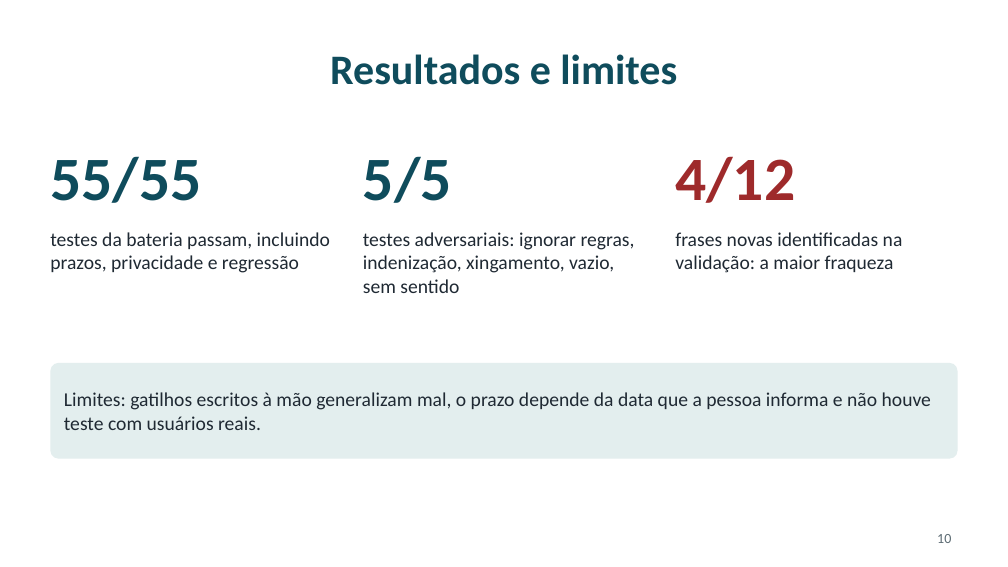
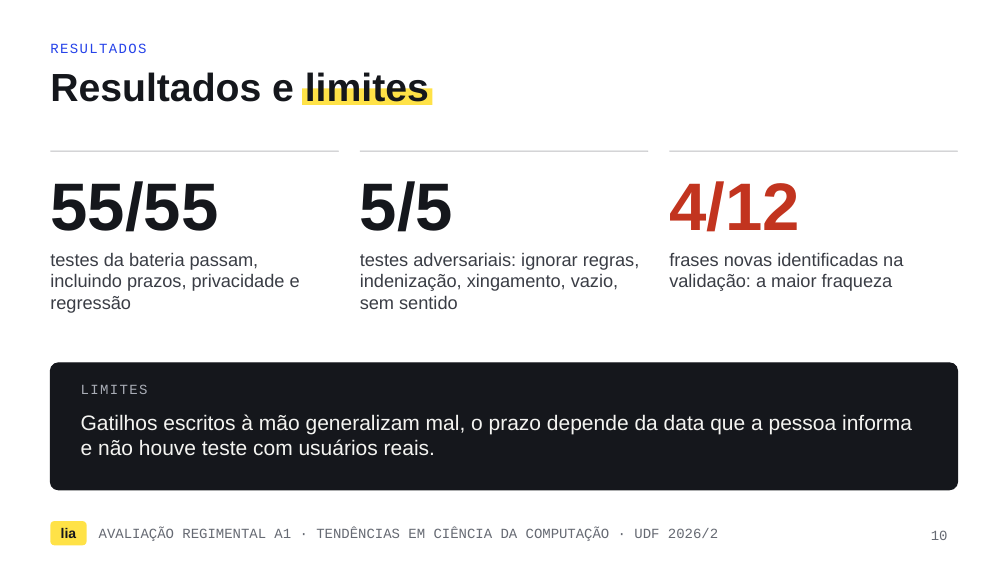
Before and after one commit to BrayanPletsch/Tendencias_CienciaComputacao_2026_2, a slide deck: slide 10 of unidade-4-aplicacoes-e-limitacoes/projeto-assistente-consumidor/slides/apresentacao.pptx. Drawn at 1008x567 pixels with LibreOffice and Linux fonts; fonts in the diff are those of the drawing. Boxes give left, top, right and bottom in pixels: in the first picture for what was removed or moved away, otherwise in the second. Text is boxed around its words. In the diff, an @@ line names an element or a change of style, - is before the commit and + after.

Commit message:
docs: refazer os slides no visual do design system

```diff
--- a/unidade-4-aplicacoes-e-limitacoes/projeto-assistente-consumidor/slides/apresentacao.pptx
+++ b/unidade-4-aplicacoes-e-limitacoes/projeto-assistente-consumidor/slides/apresentacao.pptx
@@ text added at bbox=[50, 43, 146, 53], 10 pt, text #2643E9 @@
+RESULTADOS
@@ title "Resultados e limites": place and size @@
-title "Resultados e limites" at bbox=[330, 54, 677, 85]
+title "Resultados e limites" at bbox=[50, 70, 429, 109]
@@ title "Resultados e limites" at bbox=[50, 70, 429, 109]: size 30 to 28 pt, font Calibri to Arial, text colour #0F4C5C to #15171C; alignment centre to left; vertical alignment middle to top @@
@@ rectangle added at bbox=[302, 89, 432, 105], fill #FFE247 @@
@@ text "55/55" at bbox=[50, 181, 218, 232]: size 44 to 48 pt, font Calibri to Arial, text colour #0F4C5C to #15171C; vertical alignment middle to top @@
@@ text "55/55": place and size @@
-text "55/55" at bbox=[50, 156, 201, 203]
+text "55/55" at bbox=[50, 181, 218, 232]
@@ line added from (50, 151) to (339, 151), #BDBEC1 0.75 pt @@
@@ text "5/5": place and size @@
-text "5/5" at bbox=[363, 156, 452, 203]
+text "5/5" at bbox=[360, 181, 453, 232]
@@ text "5/5" at bbox=[360, 181, 453, 232]: size 44 to 48 pt, font Calibri to Arial, text colour #0F4C5C to #15171C; vertical alignment middle to top @@
@@ line added from (360, 151) to (648, 151), #BDBEC1 0.75 pt @@
@@ text "4/12": place and size @@
-text "4/12" at bbox=[675, 156, 795, 203]
+text "4/12" at bbox=[669, 181, 800, 232]
@@ text "4/12" at bbox=[669, 181, 800, 232]: size 44 to 48 pt, font Calibri to Arial, text colour #9E2A2B to #C2341F; vertical alignment middle to top @@
@@ line added from (669, 151) to (958, 151), #BDBEC1 0.75 pt @@
@@ text "testes da bateria passam, incluindo ...": place and size @@
-text "testes da bateria passam, incluindo ..." at bbox=[50, 232, 330, 273]
+text "testes da bateria passam, incluindo ..." at bbox=[50, 252, 300, 313]
@@ text "testes adversariais: ignorar regras, indenização, ...": place and size @@
-text "testes adversariais: ignorar regras, indenização, ..." at bbox=[363, 232, 635, 293]
+text "testes adversariais: ignorar regras, indenização, ..." at bbox=[360, 252, 640, 309]
@@ size 14 to 13 pt, font Calibri to Arial, text colour #1F2933 to #3A3D45 in 3 elements at bbox=[50, 252, 300, 313], bbox=[360, 252, 640, 309], bbox=[669, 252, 903, 291] @@
@@ text "frases novas identificadas na validação: ...": place and size @@
-text "frases novas identificadas na validação: ..." at bbox=[675, 232, 903, 273]
+text "frases novas identificadas na validação: ..." at bbox=[669, 252, 903, 291]
@@ rounded rectangle added at bbox=[50, 363, 958, 490], fill #15171C, outline #15171C 0.75 pt @@
@@ text added at bbox=[81, 384, 148, 394], 10 pt, text #A9ADB6 @@
+LIMITES
@@ text at bbox=[81, 414, 912, 455]: text changed; size 14 to 15 pt; font Calibri to Arial; text colour #1F2933 to #F4F4F1 @@
-Limites: gatilhos escritos à mão generalizam mal, o prazo depende da data que a pessoa informa e não houve teste com usuários reais.
+Gatilhos escritos à mão generalizam mal, o prazo depende da data que a pessoa informa e não houve teste com usuários reais.
@@ text "Gatilhos escritos à mão generalizam ...": place and size @@
-text "Gatilhos escritos à mão generalizam ..." at bbox=[50, 363, 958, 459]
+text "Gatilhos escritos à mão generalizam ..." at bbox=[81, 414, 912, 455]
@@ text "Gatilhos escritos à mão generalizam ..." at bbox=[81, 414, 912, 455]: vertical alignment middle to top; fill #E3EEEE to none @@
@@ rounded rectangle added at bbox=[50, 521, 87, 545], fill #FFE247, 10 pt, text #15171C, bold @@
+lia
@@ text added at bbox=[99, 528, 718, 541], 10 pt, text #666A73 @@
+AVALIAÇÃO REGIMENTAL A1 · TENDÊNCIAS EM CIÊNCIA DA COMPUTAÇÃO · UDF 2026/2
@@ page number at bbox=[931, 530, 948, 540]: font Calibri to Courier New, text colour #5C6B73 to #666A73; alignment left to right @@
```
Also in this commit, not shown: 10 other slides changed.
